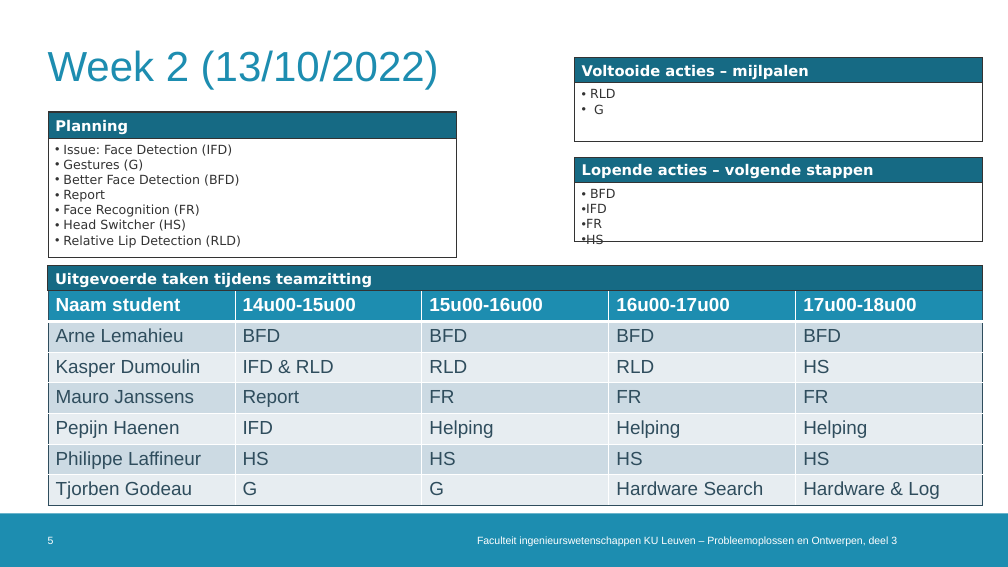
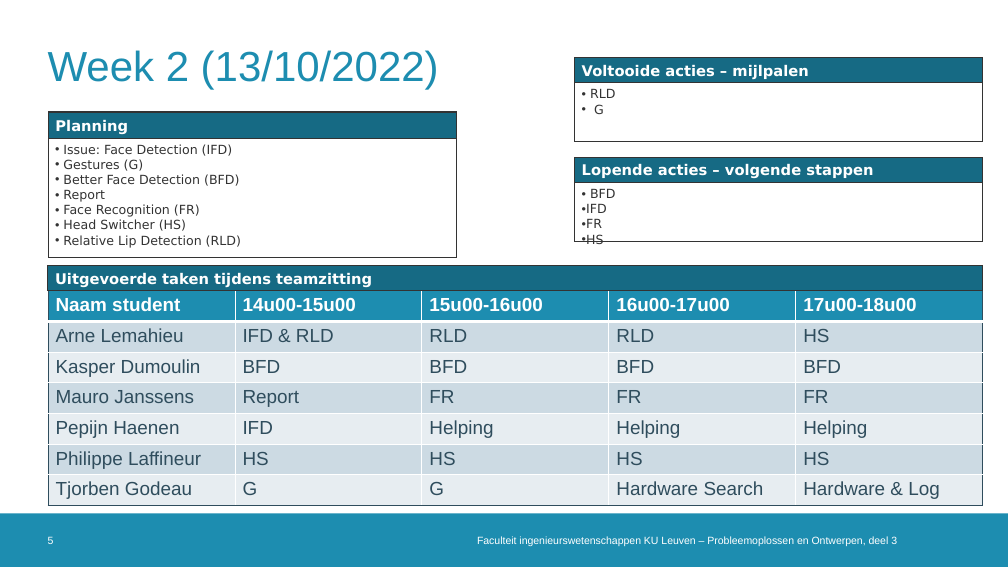
Before and after one commit to DoctorLego2003/Meeting-Owl, a slide deck: slide 5 of logboek_ESAT9A1.pptx. Drawn at 1008x567 pixels with LibreOffice and Linux fonts; fonts in the diff are those of the drawing; background and template pictures are left out. Boxes give left, top, right and bottom in pixels: in the first picture for what was removed or moved away, otherwise in the second. Text is boxed around its words. In the diff, an @@ line names an element or a change of style, - is before the commit and + after.

```diff
--- a/logboek_ESAT9A1.pptx
+++ b/logboek_ESAT9A1.pptx
@@ table at [48, 291, 982, 506] @@
-row 2: Arne Lemahieu | BFD | BFD | BFD | BFD
+row 2: Arne Lemahieu | IFD & RLD | RLD | RLD | HS
-row 3: Kasper Dumoulin | IFD & RLD | RLD | RLD | HS
+row 3: Kasper Dumoulin | BFD | BFD | BFD | BFD
```
Also in this commit, not shown: 2 other slides changed.
